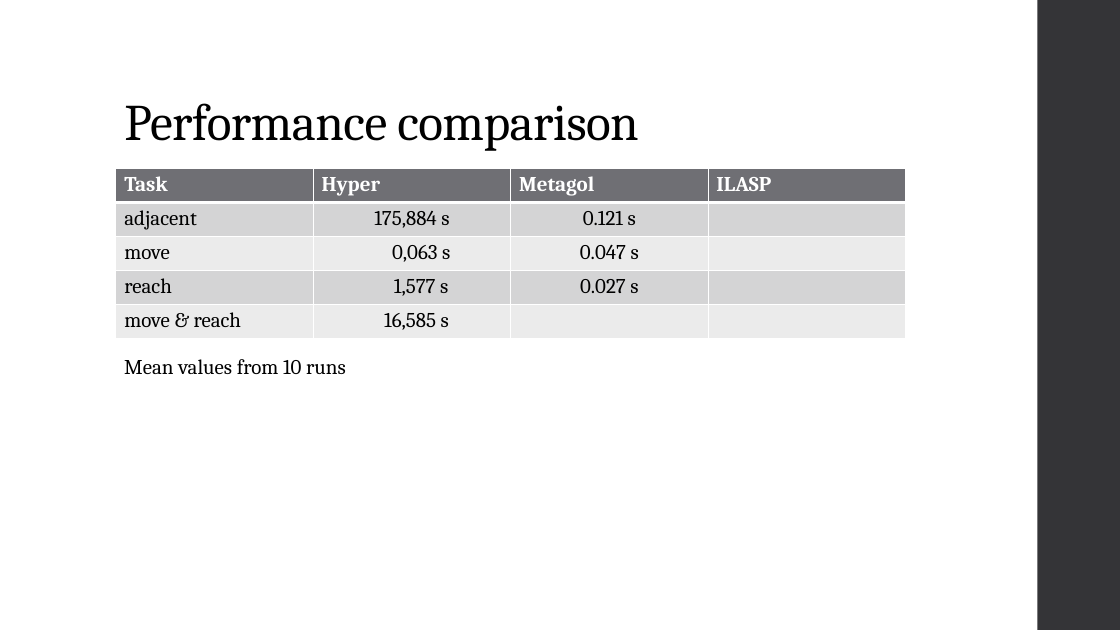
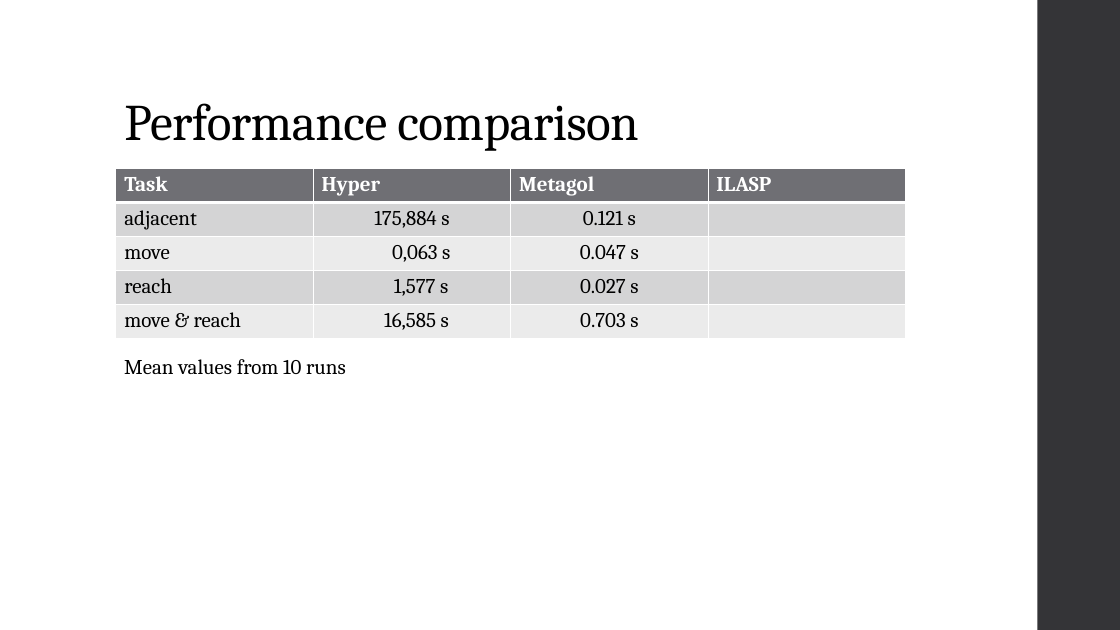
Before and after one commit to Alex-Dell1/ATAI_Maze_Project, a slide deck: slide 13 of ATAI_Presentation Hyper.pptx. Drawn at 1120x630 pixels with LibreOffice and Linux fonts; fonts in the diff are those of the drawing. Boxes give left, top, right and bottom in pixels: in the first picture for what was removed or moved away, otherwise in the second. Text is boxed around its words. In the diff, an @@ line names an element or a change of style, - is before the commit and + after.

```diff
--- a/ATAI_Presentation Hyper.pptx
+++ b/ATAI_Presentation Hyper.pptx
@@ table at box(116, 168, 906, 339) @@
-row 5, column 3: 
+row 5, column 3: 0.703 s
```
Also in this commit, not shown: 3 other files.
